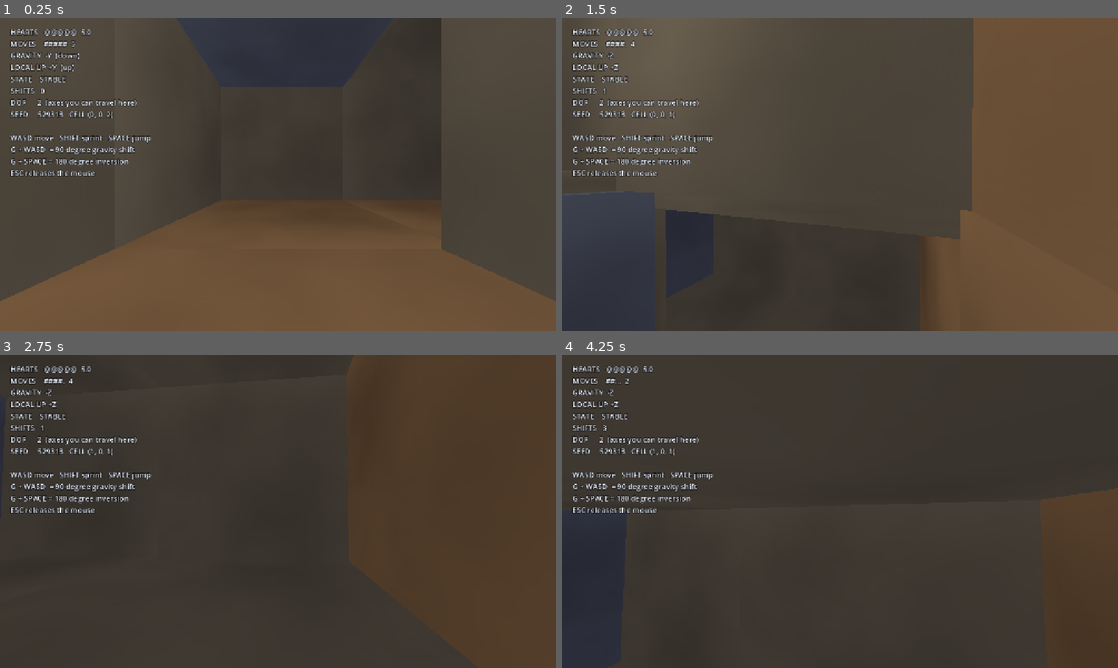
Above: before the commit, frames 1-4 (two rows, left to right).
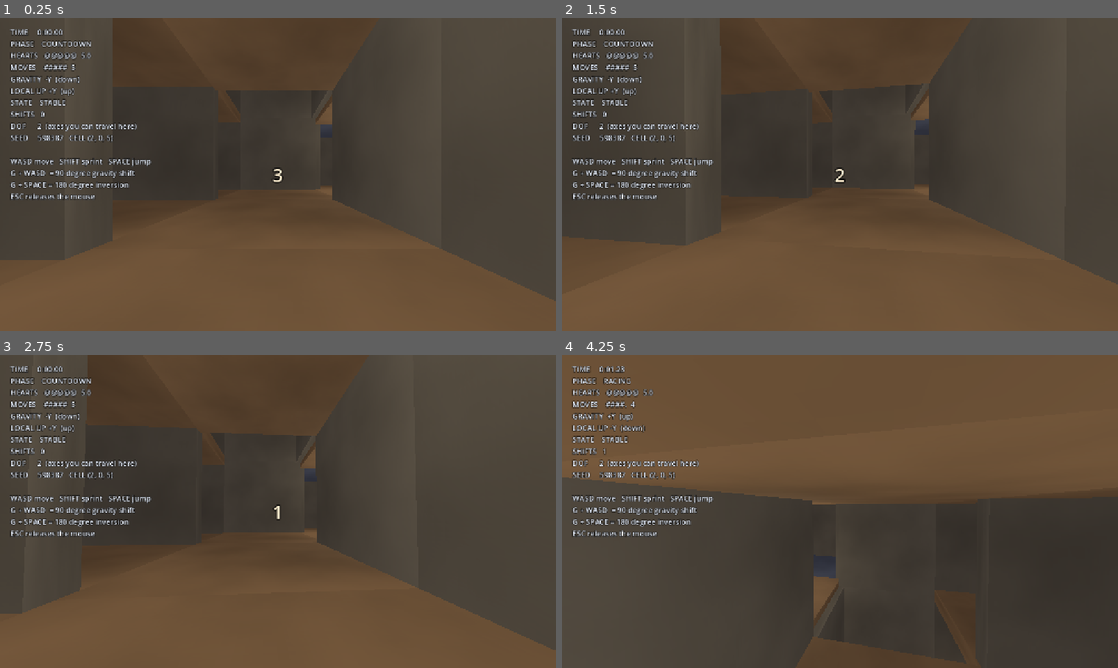
Above: after the commit, the same moments.

Repository: mdraihankabirsifat/Optimus
Game: Godot game, scene res://scenes/game/game_world.tscn
Two runs of this game, one before a commit and one after it. Both use one fixed random seed, a clock stepped at 60 frames per second and the inputs below. Before the commit the project starts from res://scenes/game/cave_test.tscn.
Inputs (mouse positions are in pixels of both pictures, inside the frame that each line leads up to):
- Up to frame 1 (0.25 s): no input
- Up to frame 2 (1.5 s): tap Enter at 0.5 s; move the mouse to (867, 174) at 0.52 s; hold G (gravity_mod) 0.53-1.28 s; hold W (move_forward) from 0.53 s (still down); tap Space (jump) at 0.77 s; move the mouse to (812, 174) at 1.27 s; tap Shift (sprint) at 1.35 s
- Up to frame 3 (2.75 s): keep holding W (move_forward); tap Space (jump) at 1.52 s; move the mouse to (289, 505) at 2.02 s; hold G (gravity_mod) from 2.03 s (still down)
- Up to frame 4 (4.25 s): keep holding W (move_forward); tap Space (jump) at 2.75, 3.02, 3.77 s; move the mouse to (834, 517) at 2.77 s; release G (gravity_mod) at 2.78 s; tap Shift (sprint) at 2.85 s; move the mouse to (878, 514) at 3.52 s; hold G (gravity_mod) from 3.53 s (still down)

The runs differ from the first frame. In frame 1, 15% of the frame differs, in the area x 0-80%, y 0-91%; in frame 2, 46%; in frame 3, 37%; in frame 4, 54%, in the area x 0-100%, y 0-100%.

Commit message:
MATCH-001..003, HEALTH-001..004: countdown, timer, placements, elimination
Turns the cave from a sandbox into a race. Countdown freezes movement and damage
until GO, the timer runs on GO, entering the finish trigger assigns a placement in
arrival order, and zero hearts eliminates. The match ends when every racer has
resolved or the clock expires.

MatchController is written for 2-5 racers even though only one exists today, so
bots and remote players register alongside the local racer without a rewrite. It
observes state rather than owning it - health stays in PlayerHealth and the gravity
frame stays in GravityController.

Looking around stays enabled while movement is frozen, so a racer can orient
themselves during the countdown instead of staring at a wall.

Renamed cave_test to game_world now that it is the real game scene, matching what
docs/ARCHITECTURE.md already promised, while renaming is still cheap.

tests/test_match.gd: 29 assertions covering countdown gating, finish ordering,
double-finish rejection, elimination, refill-cannot-resurrect, results ordering and
the time limit. Full sweep now 150 + 200 seeds + 29, all passing.

Co-Authored-By: Claude Opus 5 <noreply@anthropic.com>

Diff:
--- a/autoload/app_config.gd
+++ b/autoload/app_config.gd
@@ -16,6 +16,11 @@
 const GRAVITY_TRANSITION_TIME := 0.35
 const GRAVITY_STRENGTH := 24.0
 const TERMINAL_VELOCITY := 45.0
+
+# --- Match flow ---
+const MATCH_COUNTDOWN_SECONDS := 3
+## Hard cap so a lost racer cannot stall the whole lobby. Judges play once, briefly.
+const MATCH_TIME_LIMIT := 300.0
 
 # --- Health -------------------------------------------------------------------
 const HEARTS_MAX := 5.0
--- a/project.godot
+++ b/project.godot
@@ -11,7 +11,7 @@
 [application]
 
 config/name="Optimus"
-run/main_scene="res://scenes/game/cave_test.tscn"
+run/main_scene="res://scenes/game/game_world.tscn"
 config/features=PackedStringArray("4.7", "GL Compatibility")
 config/icon="res://icon.svg"
 
--- a/scenes/game/cave_test.tscn
+++ b/scenes/game/game_world.tscn
@@ -1,8 +1,9 @@
-[gd_scene load_steps=5 format=3]
+[gd_scene load_steps=6 format=3]
 
-[ext_resource type="Script" path="res://scripts/cave/cave_test.gd" id="1_cave"]
+[ext_resource type="Script" path="res://scripts/gameplay/game_world.gd" id="1_cave"]
 [ext_resource type="PackedScene" path="res://scenes/player/player.tscn" id="2_player"]
 [ext_resource type="PackedScene" path="res://scenes/ui/debug_hud.tscn" id="3_hud"]
+[ext_resource type="Script" path="res://scripts/gameplay/match_controller.gd" id="4_match"]
 
 [sub_resource type="Environment" id="Environment_cave"]
 background_mode = 1
@@ -14,7 +15,7 @@
 fog_light_color = Color(0.12, 0.1, 0.11, 1)
 fog_density = 0.008
 
-[node name="CaveTest" type="Node3D"]
+[node name="GameWorld" type="Node3D"]
 script = ExtResource("1_cave")
 
 [node name="WorldEnvironment" type="WorldEnvironment" parent="."]
@@ -22,4 +23,7 @@
 
 [node name="Player" parent="." instance=ExtResource("2_player")]
 
+[node name="MatchController" type="Node" parent="."]
+script = ExtResource("4_match")
+
 [node name="DebugHUD" parent="." instance=ExtResource("3_hud")]
--- a/scenes/ui/debug_hud.tscn
+++ b/scenes/ui/debug_hud.tscn
@@ -12,6 +12,18 @@
 mouse_filter = 2
 color = Color(1, 0.25, 0.25, 0)
 
+[node name="CentreMessage" type="Label" parent="."]
+anchors_preset = 15
+anchor_right = 1.0
+anchor_bottom = 1.0
+mouse_filter = 2
+theme_override_colors/font_color = Color(1, 0.94, 0.82, 1)
+theme_override_colors/font_outline_color = Color(0, 0, 0, 0.9)
+theme_override_constants/outline_size = 10
+theme_override_font_sizes/font_size = 44
+horizontal_alignment = 1
+vertical_alignment = 1
+
 [node name="Readout" type="Label" parent="."]
 offset_left = 24.0
 offset_top = 20.0
--- a/scripts/cave/cave_test.gd
+++ b/scripts/gameplay/game_world.gd
@@ -1,10 +1,11 @@
 extends Node3D
-## Playable procedural cave. Generates from a seed, builds geometry, drops the racer at
-## the spawn chamber. This is the Phase 2 harness -- match rules, hazards and bots are not
-## here yet. MatchController replaces this scene under MATCH-001.
+## The race. Generates a seeded cave, builds it, places the racers, runs the match.
+##
+## Bots and remote players are not here yet; MatchController is already written for 2-5
+## racers so they register alongside the local one without a rewrite.
 
-## Leave true to get a different cave every launch. Set false and pick a seed to reproduce
-## a specific cave when chasing a bug.
+## Leave true for a different cave every launch. Set false and pick a seed to reproduce a
+## specific cave when chasing a bug.
 @export var randomise_seed := true
 @export var fixed_seed := 12345
 
@@ -12,6 +13,7 @@
 var seed_value: int
 
 @onready var _player: PlayerController = $Player
+@onready var match_controller: MatchController = $MatchController
 
 
 func _ready() -> void:
@@ -39,6 +41,28 @@
 		graph.cycle_count(),
 	])
 
+	match_controller.register_racer(_player, "You")
+	match_controller.racer_finished.connect(_on_racer_finished)
+	match_controller.match_ended.connect(_on_match_ended)
+	match_controller.begin_countdown()
+
+
+func _on_racer_finished(racer_name: String, place: int, time: float) -> void:
+	print("%s finished #%d in %s" % [racer_name, place, MatchController.format_time(time)])
+
+
+func _on_match_ended(results: Array) -> void:
+	print("--- results ---")
+	for entry: Dictionary in results:
+		if entry["finished"]:
+			print("  #%d  %s  %s"
+				% [entry["place"], entry["name"], MatchController.format_time(entry["finish_time"])])
+		elif entry["eliminated"]:
+			print("  --  %s  ELIMINATED at %s"
+				% [entry["name"], MatchController.format_time(entry["elimination_time"])])
+		else:
+			print("  --  %s  DNF" % entry["name"])
+
 
 ## Degrees of Freedom at the racer's current cell: how many axes offer travel here.
 ## This is the theme stated as a number, and it is why the HUD shows it.
--- /dev/null
+++ b/scripts/gameplay/match_controller.gd
@@ -0,0 +1,185 @@
+class_name MatchController
+extends Node
+## Owns match flow: countdown, timer, finish order, elimination order, results.
+##
+## It observes racers; it does not own their state. Health lives in PlayerHealth and the
+## gravity frame lives in GravityController. This file only records what happened and when.
+##
+## Built for 2-5 racers from the start so bots and remote players slot in without a rewrite,
+## even though only one local racer exists today. See docs/ARCHITECTURE.md.
+
+signal countdown_tick(value: int)
+signal match_started()
+signal racer_finished(racer_name: String, place: int, time: float)
+signal racer_eliminated(racer_name: String, time: float)
+signal match_ended(results: Array)
+
+enum Phase { PENDING, COUNTDOWN, RACING, ENDED }
+
+var phase: Phase = Phase.PENDING
+var elapsed: float = 0.0
+var racers: Array[Dictionary] = []
+
+var _countdown_remaining: float = 0.0
+var _last_tick: int = -1
+var _next_place: int = 1
+var _finish_area: Area3D
+
+
+## Add a racer before calling begin_countdown(). `body` must expose `health`.
+func register_racer(body: Node3D, display_name: String, is_bot: bool = false) -> void:
+	var entry := {
+		"body": body,
+		"name": display_name,
+		"is_bot": is_bot,
+		"finished": false,
+		"place": 0,
+		"finish_time": 0.0,
+		"eliminated": false,
+		"elimination_time": 0.0,
+	}
+	racers.append(entry)
+	var health: PlayerHealth = body.get("health")
+	if health != null:
+		health.eliminated.connect(_on_racer_eliminated.bind(body))
+
+
+func begin_countdown() -> void:
+	_finish_area = get_tree().get_first_node_in_group("finish_area") as Area3D
+	if _finish_area != null:
+		_finish_area.body_entered.connect(_on_finish_body_entered)
+	else:
+		push_warning("MatchController found no finish area; the race cannot be won.")
+
+	_countdown_remaining = float(AppConfig.MATCH_COUNTDOWN_SECONDS)
+	_last_tick = -1
+	phase = Phase.COUNTDOWN
+	# A racer must never be able to move or take damage before GO.
+	_set_racers_active(false)
+
+
+func _process(delta: float) -> void:
+	match phase:
+		Phase.COUNTDOWN:
+			_advance_countdown(delta)
+		Phase.RACING:
+			elapsed += delta
+			if elapsed >= AppConfig.MATCH_TIME_LIMIT:
+				_end_match()
+		_:
+			pass
+
+
+func _advance_countdown(delta: float) -> void:
+	_countdown_remaining -= delta
+	var tick := int(ceil(_countdown_remaining))
+	if tick != _last_tick:
+		_last_tick = tick
+		countdown_tick.emit(maxi(tick, 0))
+
+	if _countdown_remaining <= 0.0:
+		phase = Phase.RACING
+		elapsed = 0.0
+		_set_racers_active(true)
+		match_started.emit()
+
+
+func _set_racers_active(active: bool) -> void:
+	for racer: Dictionary in racers:
+		var body: Node3D = racer["body"]
+		if not is_instance_valid(body):
+			continue
+		if "input_enabled" in body:
+			body.input_enabled = active
+		var health: PlayerHealth = body.get("health")
+		if health != null:
+			health.set_damage_enabled(active)
+
+
+func _on_finish_body_entered(body: Node3D) -> void:
+	if phase != Phase.RACING:
+		return
+	var racer := _find_racer(body)
+	if racer.is_empty() or racer["finished"] or racer["eliminated"]:
+		return
+
+	racer["finished"] = true
+	racer["place"] = _next_place
+	racer["finish_time"] = elapsed
+	_next_place += 1
+
+	# A finished racer stops competing but stays visible to the others.
+	if "input_enabled" in body:
+		body.input_enabled = false
+
+	racer_finished.emit(racer["name"], racer["place"], racer["finish_time"])
+	_check_for_end()
+
+
+func _on_racer_eliminated(body: Node3D) -> void:
+	var racer := _find_racer(body)
+	if racer.is_empty() or racer["finished"] or racer["eliminated"]:
+		return
+
+	racer["eliminated"] = true
+	racer["elimination_time"] = elapsed
+	if "input_enabled" in body:
+		body.input_enabled = false
+
+	racer_eliminated.emit(racer["name"], racer["elimination_time"])
+	_check_for_end()
+
+
+func _check_for_end() -> void:
+	for racer: Dictionary in racers:
+		if not racer["finished"] and not racer["eliminated"]:
+			return
+	_end_match()
+
+
+func _end_match() -> void:
+	if phase == Phase.ENDED:
+		return
+	phase = Phase.ENDED
+	_set_racers_active(false)
+	match_ended.emit(build_results())
+
+
+## Finishers by place, then eliminated racers latest-first (surviving longer ranks higher),
+## then anyone still unresolved when the clock ran out.
+func build_results() -> Array:
+	var finishers: Array = []
+	var eliminated: Array = []
+	var unresolved: Array = []
+
+	for racer: Dictionary in racers:
+		if racer["finished"]:
+			finishers.append(racer)
+		elif racer["eliminated"]:
+			eliminated.append(racer)
+		else:
+			unresolved.append(racer)
+
+	finishers.sort_custom(func(a: Dictionary, b: Dictionary) -> bool:
+		return int(a["place"]) < int(b["place"]))
+	eliminated.sort_custom(func(a: Dictionary, b: Dictionary) -> bool:
+		return float(a["elimination_time"]) > float(b["elimination_time"]))
+
+	var out: Array = []
+	out.append_array(finishers)
+	out.append_array(eliminated)
+	out.append_array(unresolved)
+	return out
+
+
+func _find_racer(body: Node3D) -> Dictionary:
+	for racer: Dictionary in racers:
+		if racer["body"] == body:
+			return racer
+	return {}
+
+
+static func format_time(seconds: float) -> String:
+	var minutes := int(seconds) / 60
+	var secs := seconds - float(minutes * 60)
+	return "%d:%05.2f" % [minutes, secs]
--- a/scripts/player/player_controller.gd
+++ b/scripts/player/player_controller.gd
@@ -12,6 +12,10 @@
 
 var mouse_sensitivity: float = AppConfig.MOUSE_SENSITIVITY
 var is_local_player: bool = true
+## Cleared by MatchController during countdown, after finishing, and on elimination.
+## Looking around stays allowed while this is false -- only movement is frozen, so a racer
+## can orient themselves before GO.
+var input_enabled: bool = true
 
 ## True while the G chord is held, which suppresses ordinary WASD movement so the
 ## keypress can be read as a gravity command instead.
@@ -45,8 +49,10 @@
 
 
 func _physics_process(delta: float) -> void:
-	if is_local_player:
+	if is_local_player and input_enabled:
 		_read_gravity_chord()
+	elif not input_enabled:
+		_gravity_armed = false
 
 	var up := gravity.local_up()
 	up_direction = up
@@ -54,8 +60,9 @@
 	var vertical := up * velocity.dot(up)
 	var planar := velocity - vertical
 
-	if gravity.is_transitioning:
-		# Movement is locked mid-rotation, but the racer still falls.
+	if gravity.is_transitioning or not input_enabled:
+		# Movement is locked mid-rotation and outside the racing phase, but the racer
+		# still falls -- gravity never stops applying.
 		planar = Vector3.ZERO
 	else:
 		planar = _apply_planar_movement(planar, up, delta)
--- a/scripts/ui/debug_hud.gd
+++ b/scripts/ui/debug_hud.gd
@@ -1,18 +1,24 @@
 extends CanvasLayer
-## Phase 1 prototype HUD. Displays the gravity frame so the mechanic can be verified.
+## Phase 2 prototype HUD: gravity frame, match timer, countdown and results.
 ## Developer C replaces this with the real HUD under UI-003.
 
 @onready var readout: Label = $Readout
+@onready var centre: Label = $CentreMessage
 @onready var flash: ColorRect = $Flash
 
 var _player: PlayerController
+var _match: MatchController
+var _cave: Node
 var _flash_timer: float = 0.0
 var _shift_count: int = 0
+var _centre_timer: float = 0.0
 
 
 func _ready() -> void:
 	flash.color = Color(1.0, 0.25, 0.25, 0.0)
+	centre.text = ""
 	await get_tree().process_frame
+
 	_player = get_tree().get_first_node_in_group("local_player") as PlayerController
 	if _player == null:
 		readout.text = "No local player found."
@@ -20,29 +26,47 @@
 	_player.gravity.shift_completed.connect(_on_shift_completed)
 	_player.gravity.shift_denied.connect(_on_shift_denied)
 
+	_cave = get_tree().get_first_node_in_group("cave_root")
+	if _cave != null and "match_controller" in _cave:
+		_match = _cave.match_controller
+		_match.countdown_tick.connect(_on_countdown_tick)
+		_match.match_started.connect(_on_match_started)
+		_match.racer_finished.connect(_on_racer_finished)
+		_match.match_ended.connect(_on_match_ended)
+
 
 func _process(delta: float) -> void:
 	if _flash_timer > 0.0:
 		_flash_timer -= delta
 		flash.color.a = maxf(0.0, _flash_timer) * 0.5
 
+	if _centre_timer > 0.0:
+		_centre_timer -= delta
+		if _centre_timer <= 0.0:
+			centre.text = ""
+
 	if _player == null:
 		return
 
 	var g := _player.gravity
-	var lines := [
+	var lines: Array = []
+
+	if _match != null:
+		lines.append("TIME     %s" % MatchController.format_time(_match.elapsed))
+		lines.append("PHASE    %s" % MatchController.Phase.keys()[_match.phase])
+
+	lines.append_array([
 		"HEARTS   %s" % _hearts_bar(_player.health.hearts),
 		"MOVES    %s" % _charge_bar(g.charges),
 		"GRAVITY  %s" % _axis_name(g.gravity_dir),
 		"LOCAL UP %s" % _axis_name(g.local_up()),
 		"STATE    %s" % ("ROTATING" if g.is_transitioning else "STABLE"),
 		"SHIFTS   %d" % _shift_count,
-	]
+	])
 
-	var cave := get_tree().get_first_node_in_group("cave_root")
-	if cave != null and cave.graph != null:
-		lines.append("DOF      %d  (axes you can travel here)" % cave.player_degrees_of_freedom())
-		lines.append("SEED     %d   CELL %s" % [cave.seed_value, cave.player_cell()])
+	if _cave != null and _cave.graph != null:
+		lines.append("DOF      %d  (axes you can travel here)" % _cave.player_degrees_of_freedom())
+		lines.append("SEED     %d   CELL %s" % [_cave.seed_value, _cave.player_cell()])
 
 	lines.append_array([
 		"",
@@ -76,6 +100,39 @@
 	return str(v.snappedf(0.01))
 
 
+func _show_centre(text: String, seconds: float) -> void:
+	centre.text = text
+	_centre_timer = seconds
+
+
+func _on_countdown_tick(value: int) -> void:
+	_show_centre("GO!" if value <= 0 else str(value), 1.1)
+
+
+func _on_match_started() -> void:
+	_show_centre("GO!", 0.8)
+
+
+func _on_racer_finished(racer_name: String, place: int, time: float) -> void:
+	_show_centre("%s  -  PLACE %d\n%s"
+		% [racer_name, place, MatchController.format_time(time)], 5.0)
+
+
+func _on_match_ended(results: Array) -> void:
+	var lines: Array = ["RACE COMPLETE", ""]
+	for entry: Dictionary in results:
+		if entry["finished"]:
+			lines.append("#%d   %s   %s"
+				% [entry["place"], entry["name"], MatchController.format_time(entry["finish_time"])])
+		elif entry["eliminated"]:
+			lines.append("--   %s   ELIMINATED" % entry["name"])
+		else:
+			lines.append("--   %s   DNF" % entry["name"])
+	lines.append("")
+	lines.append("seed %d" % (_cave.seed_value if _cave != null else 0))
+	_show_centre("\n".join(lines), 9999.0)
+
+
 func _on_shift_completed(_dir: Vector3) -> void:
 	_shift_count += 1
 
--- a/tests/cave_shot.gd
+++ b/tests/cave_shot.gd
@@ -5,7 +5,7 @@
 var _player: PlayerController
 
 func _ready() -> void:
-	_cave = load("res://scenes/game/cave_test.tscn").instantiate()
+	_cave = load("res://scenes/game/game_world.tscn").instantiate()
 	_cave.randomise_seed = false
 	_cave.fixed_seed = 4242
 	add_child(_cave)
--- /dev/null
+++ b/tests/match_shot.gd
@@ -0,0 +1,29 @@
+extends Node
+## Visual check of the countdown and racing HUD.
+
+var _world: Node3D
+
+func _ready() -> void:
+	_world = load("res://scenes/game/game_world.tscn").instantiate()
+	_world.randomise_seed = false
+	_world.fixed_seed = 4242
+	add_child(_world)
+	await get_tree().process_frame
+
+	await _wait(0.4)
+	_shot("match_01_countdown")
+	await _wait(4.0)
+	_shot("match_02_racing")
+	get_tree().quit()
+
+## Wall-clock, not frame counts. A 120 Hz display makes frame counting mean half the
+## time you expect, which silently broke earlier captures.
+func _wait(seconds: float) -> void:
+	Input.mouse_mode = Input.MOUSE_MODE_VISIBLE
+	await get_tree().create_timer(seconds).timeout
+	Input.mouse_mode = Input.MOUSE_MODE_VISIBLE
+
+func _shot(name: String) -> void:
+	DirAccess.make_dir_recursive_absolute("res://tests/shots")
+	get_viewport().get_texture().get_image().save_png("res://tests/shots/%s.png" % name)
+	print("saved ", name)
--- /dev/null
+++ b/tests/match_shot.tscn
@@ -0,0 +1,6 @@
+[gd_scene load_steps=2 format=3]
+
+[ext_resource type="Script" path="res://tests/match_shot.gd" id="1_ms"]
+
+[node name="MatchShot" type="Node"]
+script = ExtResource("1_ms")
--- /dev/null
+++ b/tests/test_match.gd
@@ -0,0 +1,202 @@
+extends Node
+## MATCH-001..003 / HEALTH-001..004 — match flow verification.
+## Run: godot --headless res://tests/test_match.tscn
+
+var _passed := 0
+var _failed := 0
+
+
+class FakeRacer:
+	extends Node3D
+	var input_enabled: bool = true
+	var health: PlayerHealth
+
+	func _init() -> void:
+		health = PlayerHealth.new()
+		health.name = "PlayerHealth"
+		add_child(health)
+
+
+func _ready() -> void:
+	# quit() is ignored if called before the tree reaches its main loop.
+	await get_tree().process_frame
+
+	_test_countdown_gates_play()
+	_test_finish_order()
+	_test_elimination()
+	_test_results_ordering()
+	_test_time_limit()
+	_test_format_time()
+
+	print("")
+	print("==================================================")
+	print("  MATCH-001..003   passed: %d   failed: %d" % [_passed, _failed])
+	print("==================================================")
+	get_tree().quit(1 if _failed > 0 else 0)
+
+
+func _test_countdown_gates_play() -> void:
+	_section("countdown gates movement and damage")
+	var ctx := _make_match(1)
+	var mc: MatchController = ctx["match"]
+	var racer: FakeRacer = ctx["racers"][0]
+
+	_check("input frozen during countdown", racer.input_enabled == false)
+	_check("damage blocked during countdown",
+		racer.health.apply_damage(2.0, "fire") == false)
+	_check("hearts untouched before GO", is_equal_approx(racer.health.hearts, 5.0))
+
+	_advance(mc, 3.1)
+	_check("phase is RACING after countdown", mc.phase == MatchController.Phase.RACING)
+	_check("input restored on GO", racer.input_enabled == true)
+	_check("damage enabled on GO", racer.health.apply_damage(1.0, "fire") == true)
+	_check("timer starts near zero", mc.elapsed < 0.2)
+	_teardown(ctx)
+
+
+func _test_finish_order() -> void:
+	_section("finish order and times")
+	var ctx := _make_match(3)
+	var mc: MatchController = ctx["match"]
+	var racers: Array = ctx["racers"]
+	_advance(mc, 3.1)
+
+	_advance(mc, 5.0)
+	mc._on_finish_body_entered(racers[1])
+	_advance(mc, 4.0)
+	mc._on_finish_body_entered(racers[0])
+
+	_check("first racer through gets place 1", mc.racers[1]["place"] == 1)
+	_check("second racer through gets place 2", mc.racers[0]["place"] == 2)
+	_check("finish times are recorded in order",
+		float(mc.racers[1]["finish_time"]) < float(mc.racers[0]["finish_time"]))
+	_check("finished racer cannot move", racers[1].input_enabled == false)
+
+	# Re-entering the finish trigger must not renumber anyone.
+	mc._on_finish_body_entered(racers[1])
+	_check("re-entering the finish does not re-place", mc.racers[1]["place"] == 1)
+	_check("third racer still unresolved", mc.racers[2]["place"] == 0)
+	_check("match still running with one racer out", mc.phase == MatchController.Phase.RACING)
+
+	mc._on_finish_body_entered(racers[2])
+	_check("match ends when every racer resolves", mc.phase == MatchController.Phase.ENDED)
+	_teardown(ctx)
+
+
+func _test_elimination() -> void:
+	_section("elimination")
+	var ctx := _make_match(2)
+	var mc: MatchController = ctx["match"]
+	var racers: Array = ctx["racers"]
+	_advance(mc, 3.1)
+	_advance(mc, 2.0)
+
+	racers[0].health.apply_damage(5.0, "fall")
+	_check("zero hearts eliminates", racers[0].health.is_eliminated)
+	_check("elimination recorded by the match", mc.racers[0]["eliminated"])
+	_check("eliminated racer cannot move", racers[0].input_enabled == false)
+	_check("eliminated racer has no place", mc.racers[0]["place"] == 0)
+
+	racers[0].health.refill(3.0)
+	_check("Heart Refill never resurrects the eliminated",
+		is_equal_approx(racers[0].health.hearts, 0.0))
+
+	mc._on_finish_body_entered(racers[0])
+	_check("an eliminated racer cannot finish", mc.racers[0]["place"] == 0)
+
+	mc._on_finish_body_entered(racers[1])
+	_check("survivor finishing ends the match", mc.phase == MatchController.Phase.ENDED)
+	_teardown(ctx)
+
+
+func _test_results_ordering() -> void:
+	_section("results ordering")
+	var ctx := _make_match(3)
+	var mc: MatchController = ctx["match"]
+	var racers: Array = ctx["racers"]
+	_advance(mc, 3.1)
+
+	_advance(mc, 2.0)
+	racers[0].health.apply_damage(5.0, "fall")   # eliminated early
+	_advance(mc, 3.0)
+	racers[1].health.apply_damage(5.0, "fall")   # eliminated later
+	_advance(mc, 1.0)
+	mc._on_finish_body_entered(racers[2])        # finisher
+
+	var results := mc.build_results()
+	_check("finisher ranks first", results[0]["name"] == "R2")
+	_check("later elimination outranks earlier", results[1]["name"] == "R1")
+	_check("earliest elimination ranks last", results[2]["name"] == "R0")
+	_teardown(ctx)
+
+
+func _test_time_limit() -> void:
+	_section("time limit")
+	var ctx := _make_match(1)
+	var mc: MatchController = ctx["match"]
+	_advance(mc, 3.1)
+	_advance(mc, AppConfig.MATCH_TIME_LIMIT + 1.0)
+	_check("match ends when the clock expires", mc.phase == MatchController.Phase.ENDED)
+
+	var results := mc.build_results()
+	_check("unresolved racer is recorded as DNF",
+		not results[0]["finished"] and not results[0]["eliminated"])
+	_teardown(ctx)
+
+
+func _test_format_time() -> void:
+	_section("time formatting")
+	_check("under a minute", MatchController.format_time(9.5) == "0:09.50")
+	_check("over a minute", MatchController.format_time(75.25) == "1:15.25")
+
+
+# --- Helpers ------------------------------------------------------------------
+
+func _make_match(count: int) -> Dictionary:
+	var finish := Area3D.new()
+	finish.add_to_group("finish_area")
+	add_child(finish)
+
+	var mc := MatchController.new()
+	add_child(mc)
+	# Drive _process by hand so the tests control time exactly.
+	mc.set_process(false)
+
+	var racers: Array = []
+	for i in count:
+		var racer := FakeRacer.new()
+		racer.name = "R%d" % i
+		add_child(racer)
+		racers.append(racer)
+		mc.register_racer(racer, "R%d" % i)
+
+	mc.begin_countdown()
+	return {"match": mc, "racers": racers, "finish": finish}
+
+
+## Steps the match in 1/60 s slices so per-frame logic behaves as it would in play.
+func _advance(mc: MatchController, seconds: float) -> void:
+	var step := 1.0 / 60.0
+	var remaining := seconds
+	while remaining > 0.0:
+		mc._process(minf(step, remaining))
+		remaining -= step
+
+
+func _teardown(ctx: Dictionary) -> void:
+	ctx["match"].queue_free()
+	ctx["finish"].queue_free()
+	for racer: Node in ctx["racers"]:
+		racer.queue_free()
+
+
+func _section(title: String) -> void:
+	print("\n-- %s" % title)
+
+
+func _check(label: String, condition: bool) -> void:
+	if condition:
+		_passed += 1
+	else:
+		_failed += 1
+		print("   FAIL  %s" % label)
--- /dev/null
+++ b/tests/test_match.tscn
@@ -0,0 +1,6 @@
+[gd_scene load_steps=2 format=3]
+
+[ext_resource type="Script" path="res://tests/test_match.gd" id="1_tm"]
+
+[node name="TestMatch" type="Node"]
+script = ExtResource("1_tm")
Renamed: scripts/cave/cave_test.gd.uid -> scripts/gameplay/game_world.gd.uid
Not shown, added: scripts/gameplay/match_controller.gd.uid
Not shown, added: tests/test_match.gd.uid
Not shown, changed: CLAUDE.md
Not shown, changed: docs/TASK_BOARD.md
